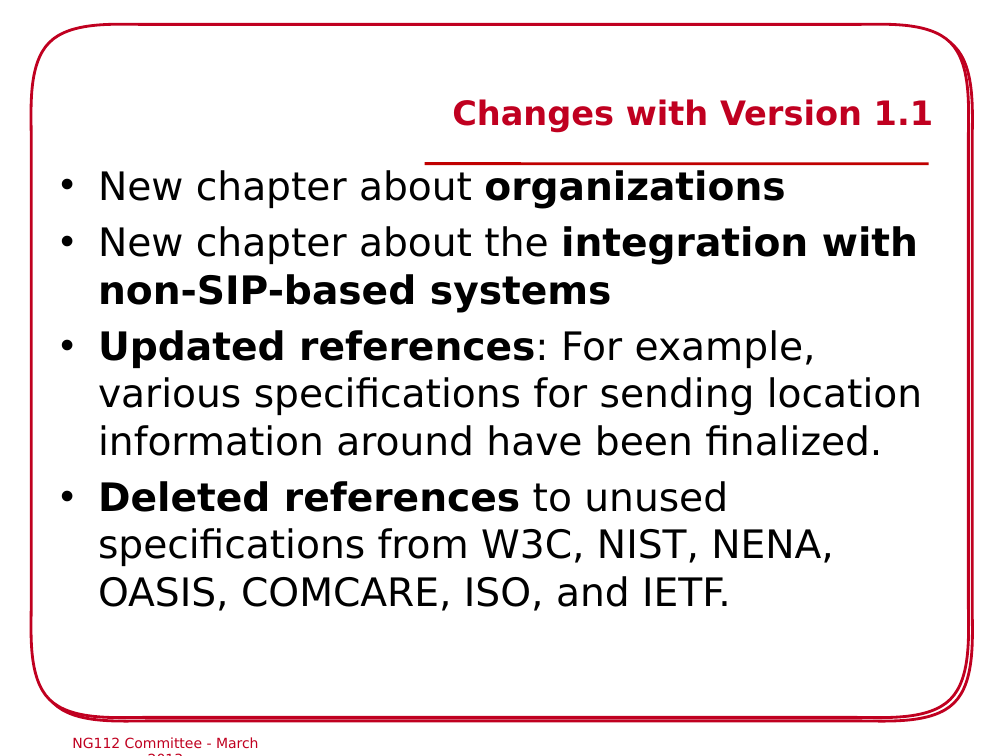
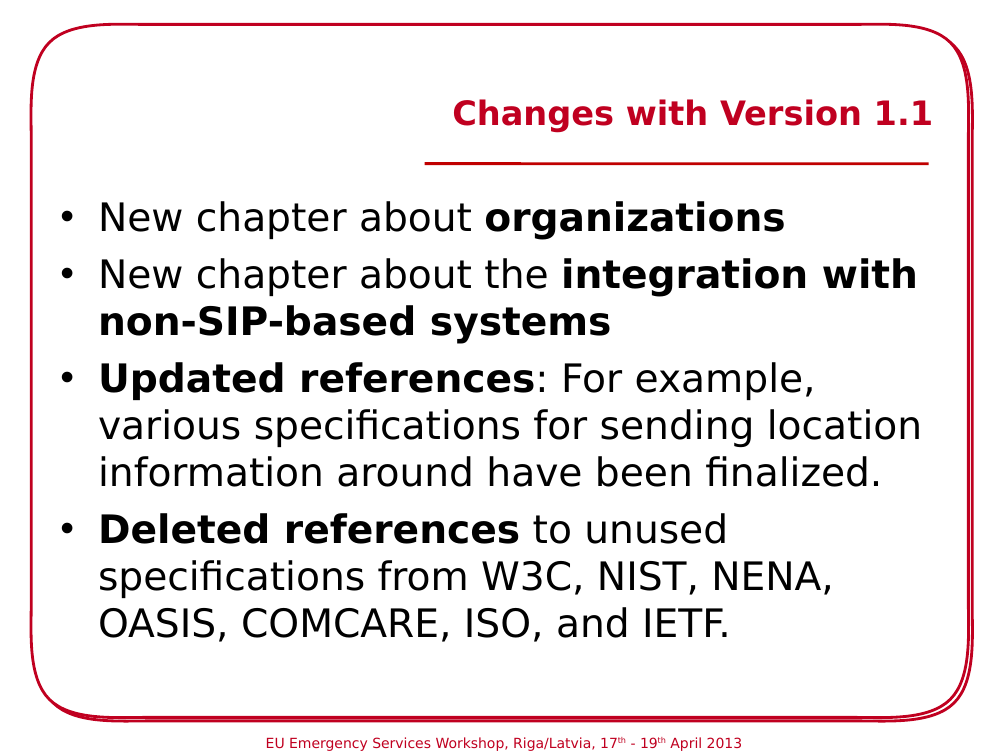
Before and after one commit to hannestschofenig/tschofenig-ids, a slide deck: slide 7 of eena-workshop-riga2013/NG112_Commitee_Riga.ppt. Drawn at 1008x756 pixels with LibreOffice and Linux fonts; fonts in the diff are those of the drawing; background and template pictures are left out. Boxes give left, top, right and bottom in pixels: in the first picture for what was removed or moved away, otherwise in the second. Text is boxed around its words. In the diff, an @@ line names an element or a change of style, - is before the commit and + after.

```diff
--- a/eena-workshop-riga2013/NG112_Commitee_Riga.ppt
+++ b/eena-workshop-riga2013/NG112_Commitee_Riga.ppt
@@ text "New chapter about organizations" moved from (x1=98, y1=170, x2=922, y2=611) to (x1=98, y1=201, x2=922, y2=642) @@
@@ text removed at (x1=72, y1=737, x2=259, y2=749) @@
-NG112 Committee - March 2013
@@ text added at (x1=266, y1=737, x2=743, y2=751), 10 pt, text #C00020 @@
+EU Emergency Services Workshop, Riga/Latvia, 17th - 19th April 2013
```
Also in this commit, not shown: 16 other slides changed, 1 slide added, 1 slide removed.
